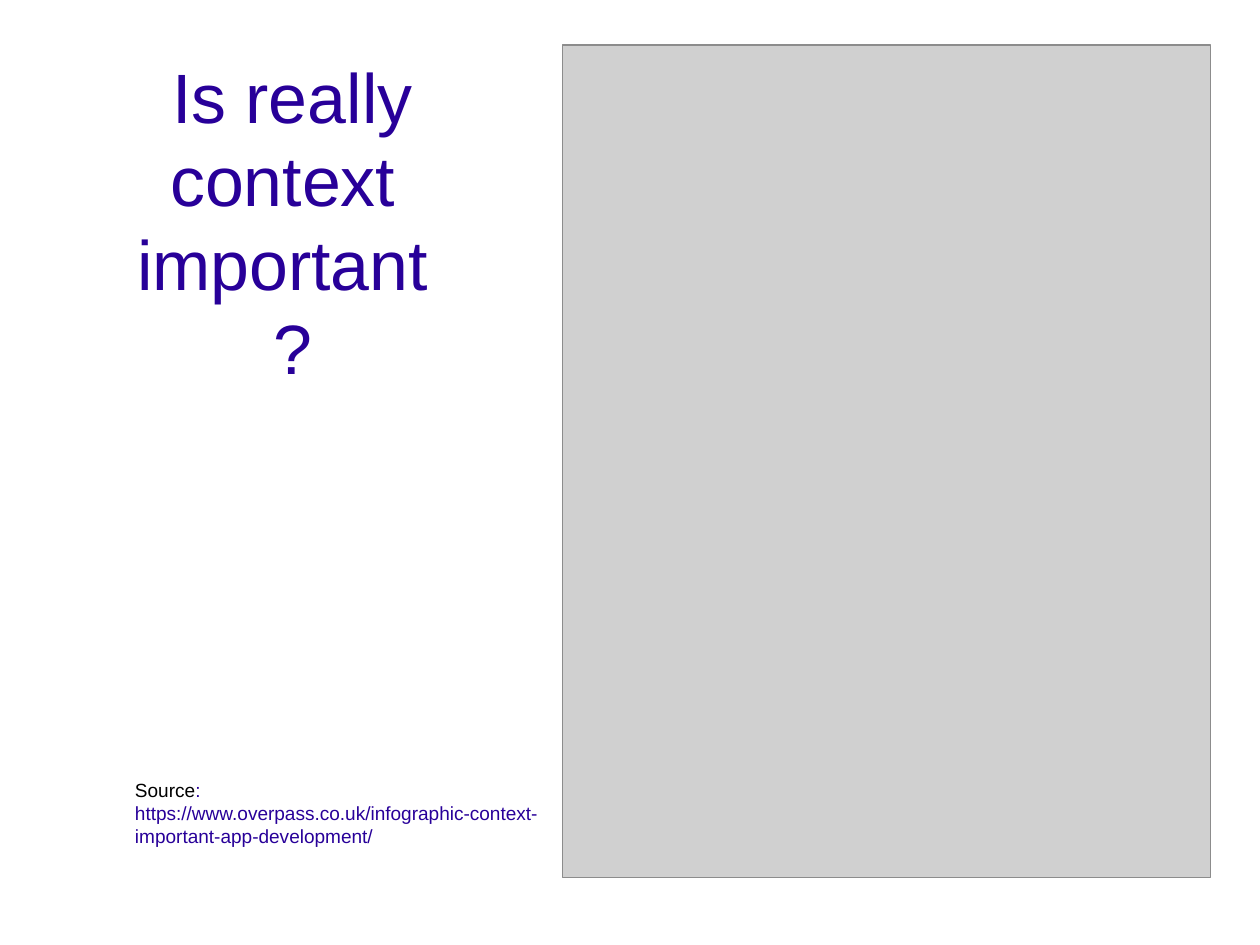
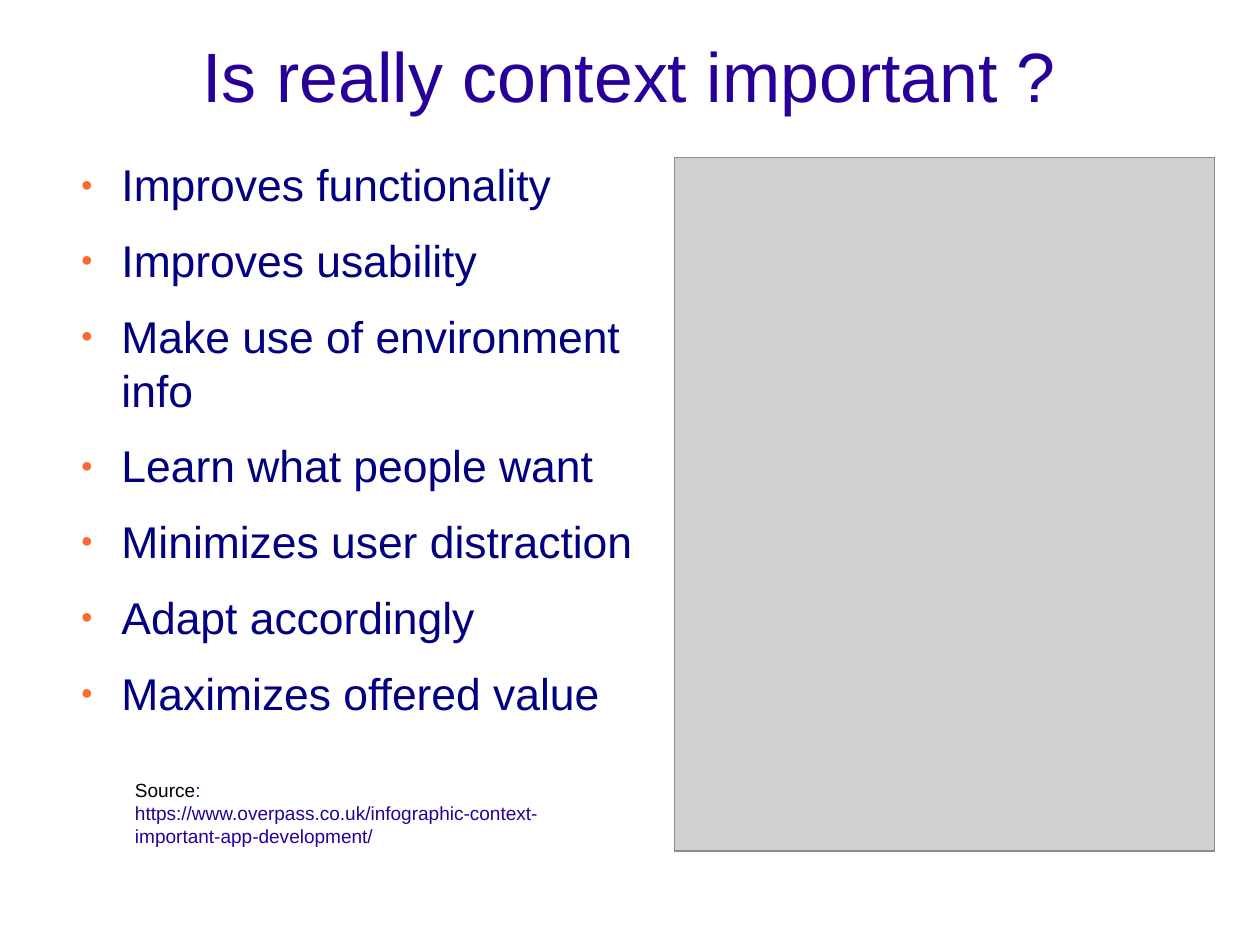
Before and after one commit to Sifis-Develop/Spoon-Knife, a slide deck: slide 6 of into_mobile.odp. Drawn at 1260x945 pixels with LibreOffice and Linux fonts; fonts in the diff are those of the drawing; grey boxes stand for pictures; background and template pictures are left out. Boxes give left, top, right and bottom in pixels: in the first picture for what was removed or moved away, otherwise in the second. Text is boxed around its words. In the diff, an @@ line names an element or a change of style, - is before the commit and + after.

```diff
--- a/into_mobile.odp
+++ b/into_mobile.odp
@@ title "Is really context important ?" rewrapped from box(137, 72, 428, 304) to box(203, 51, 998, 115) @@
@@ text added at box(121, 168, 632, 711), 28 pt, text #000080 @@
+● Improves functionality
+● Improves usability
+● Make use of environment info
+● Learn what people want
+● Minimizes user distraction
+● Adapt accordingly
+● Maximizes offered value
@@ picture: place and size @@
-picture at box(563, 45, 1211, 877)
+picture at box(676, 158, 1215, 852)
```
Also in this commit, not shown: 5 other slides changed, 1 slide added, 1 slide removed, 1 other file.
